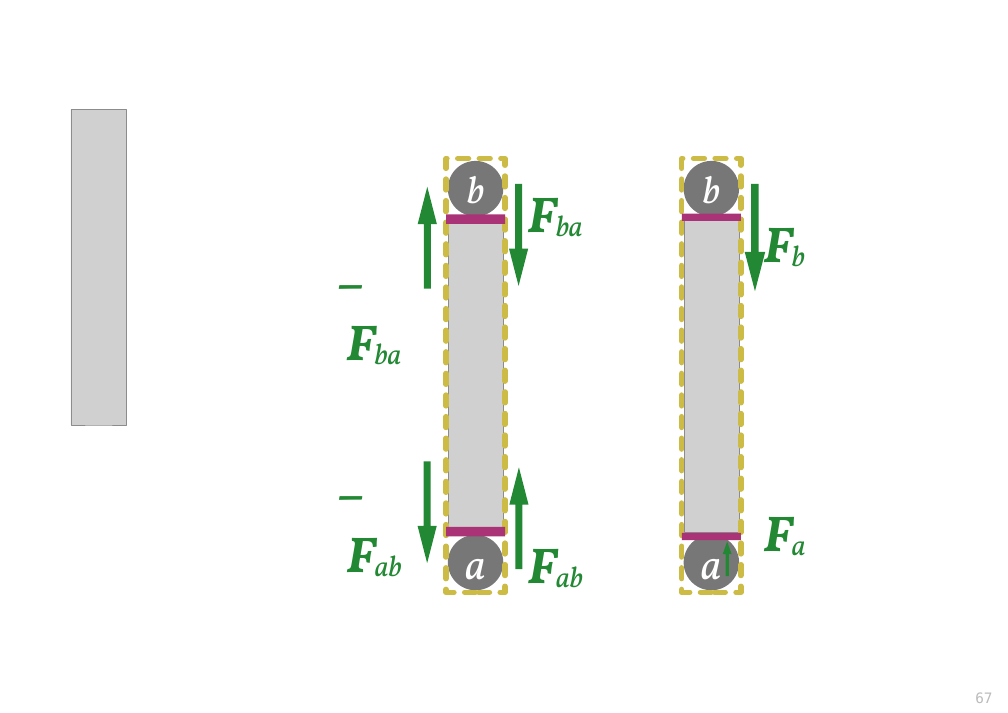
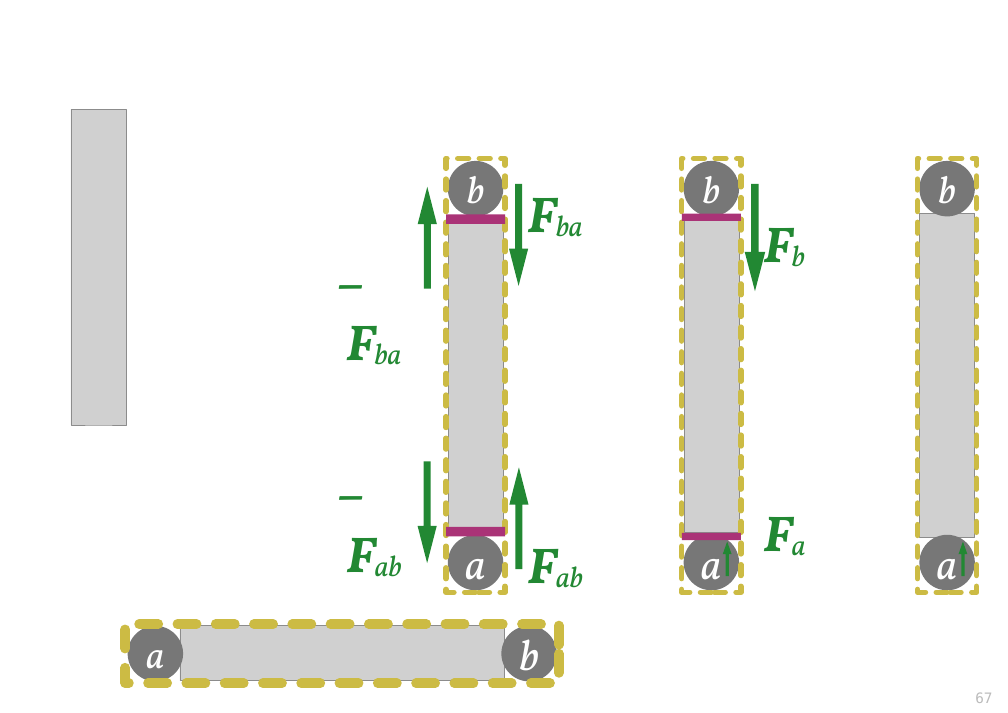
Before and after one commit to pglpm/7wonders, a slide deck: slide 67 of drawings.odp. Drawn at 1008x713 pixels with LibreOffice and Linux fonts; fonts in the diff are those of the drawing; grey boxes stand for pictures. Boxes give left, top, right and bottom in pixels: in the first picture for what was removed or moved away, otherwise in the second. Text is boxed around its words. In the diff, an @@ line names an element or a change of style, - is before the commit and + after.

```diff
--- a/drawings.odp
+++ b/drawings.odp
@@ rectangle added at [917, 159, 977, 592], outline #CCBB44 4.51 pt dashed @@
@@ ellipse added at [919, 161, 974, 216], fill #777777, 32 pt, text #FFFFFF, italic @@
+b
@@ picture added at [920, 213, 975, 537] @@
@@ ellipse added at [919, 535, 974, 590], fill #777777, 36 pt, text #FFFFFF, italic @@
+a
@@ down arrow added at [959, 542, 967, 576], fill #228833 @@
@@ rectangle added at [126, 623, 560, 683], outline #CCBB44 7.99 pt dashed @@
@@ ellipse added at [128, 626, 183, 681], fill #777777, 32 pt, text #FFFFFF, italic @@
+a
@@ picture added at [180, 626, 504, 681] @@
@@ ellipse added at [502, 626, 557, 681], fill #777777, 36 pt, text #FFFFFF, italic @@
+b
```
Also in this commit, not shown: 2 other slides changed, 10 other files.
